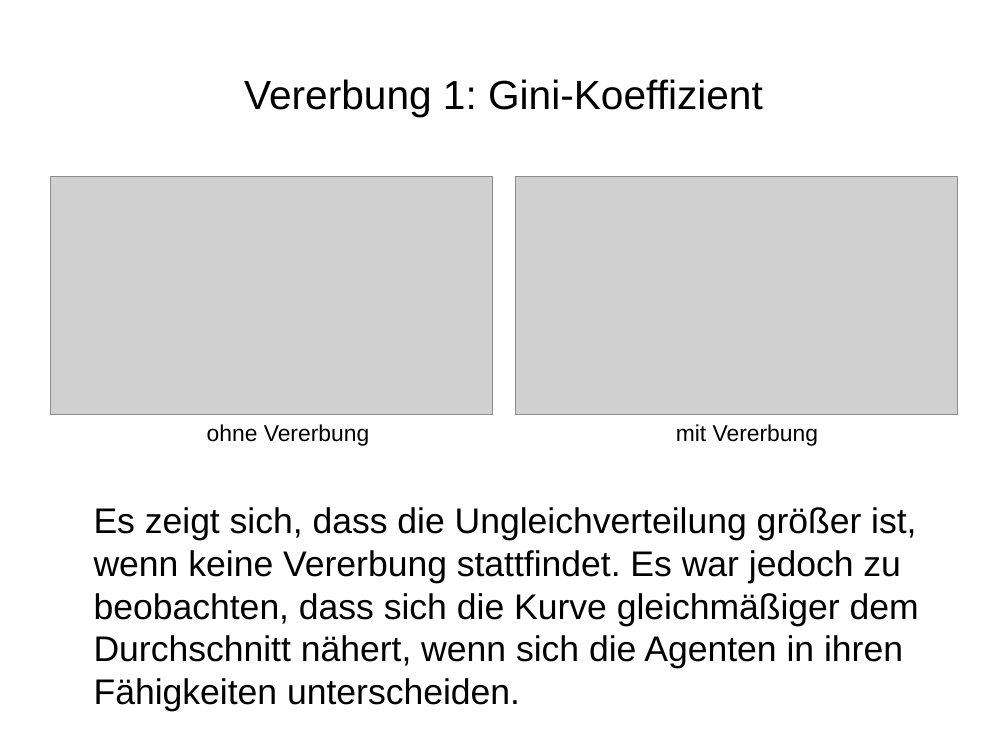
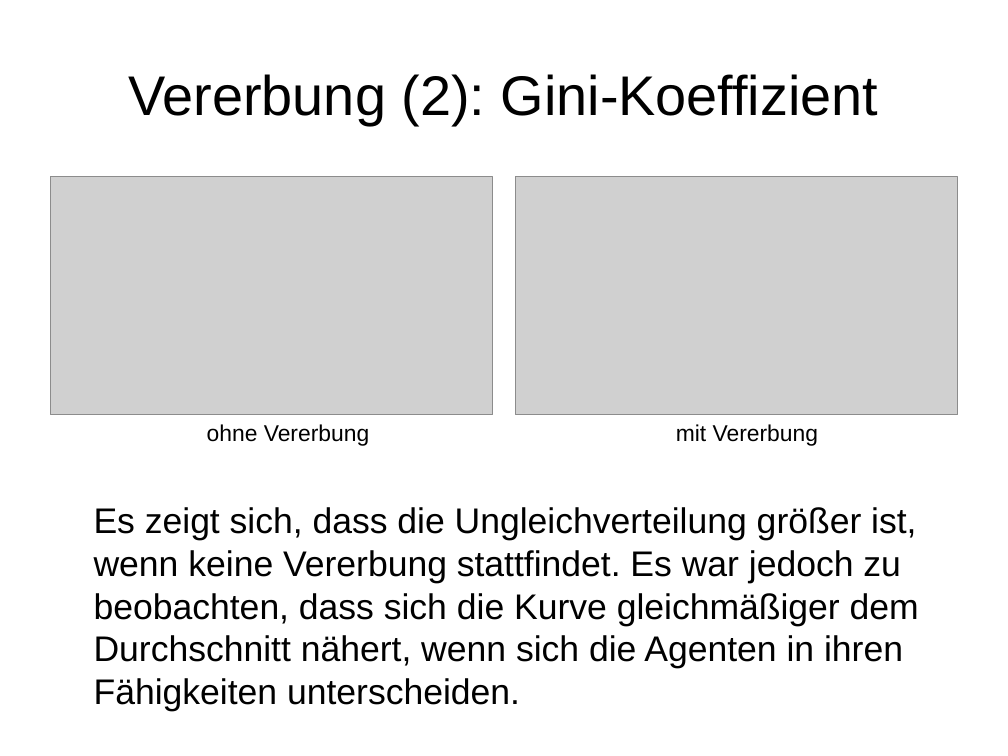
Before and after one commit to wsmirnow/Sugarscape, a slide deck: slide 14 of Presentation/Presentation.odp. Drawn at 1008x756 pixels with LibreOffice and Linux fonts; fonts in the diff are those of the drawing; grey boxes stand for pictures. Boxes give left, top, right and bottom in pixels: in the first picture for what was removed or moved away, otherwise in the second. Text is boxed around its words. In the diff, an @@ line names an element or a change of style, - is before the commit and + after.

```diff
--- a/Presentation/Presentation.odp
+++ b/Presentation/Presentation.odp
@@ title at [128,74,879,125]: text changed; size 32 to 44 pt @@
-Vererbung 1: Gini-Koeffizient
+Vererbung (2): Gini-Koeffizient
```
Also in this commit, not shown: 9 other slides changed, 2 other files.
